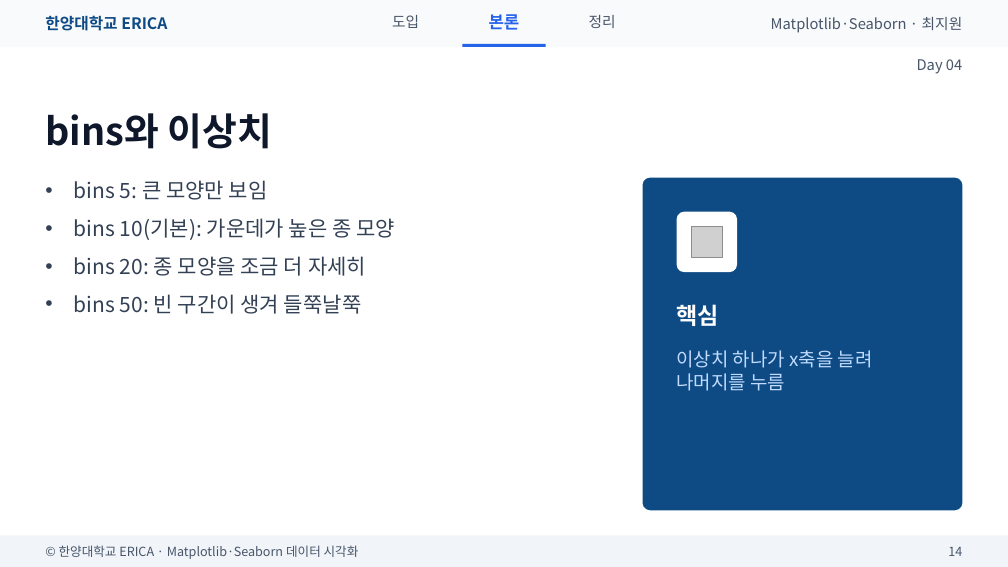
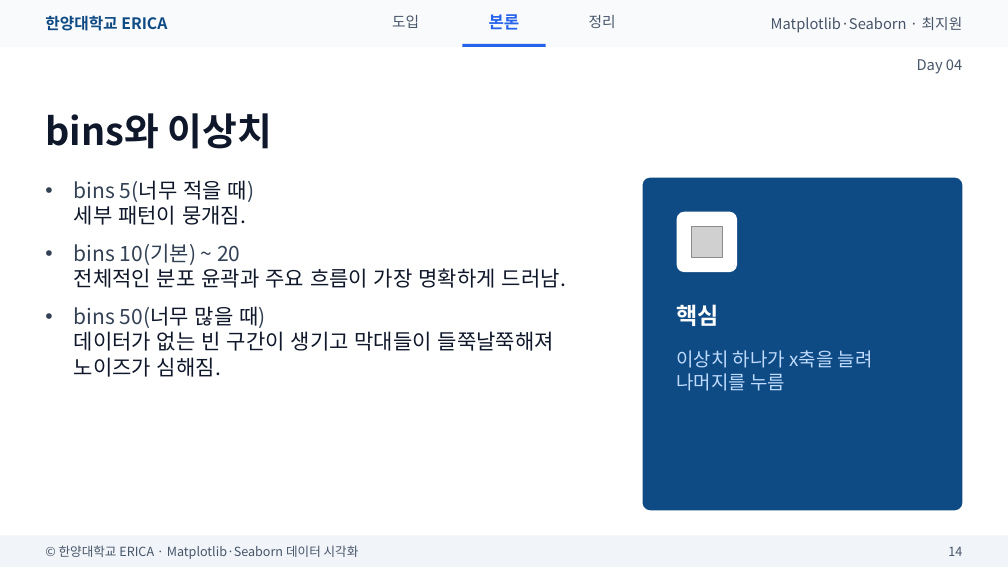
Before and after one commit to wonguwon/generate_lesson, a slide deck: slide 14 of materials/matplotlib-seaborn/ppt/Day04/Day04_막대산점도히스토그램.pptx. Drawn at 1008x567 pixels with LibreOffice and Linux fonts; fonts in the diff are those of the drawing; grey boxes stand for pictures. Boxes give left, top, right and bottom in pixels: in the first picture for what was removed or moved away, otherwise in the second. Text is boxed around its words. In the diff, an @@ line names an element or a change of style, - is before the commit and + after.

```diff
--- a/materials/matplotlib-seaborn/ppt/Day04/Day04_막대산점도히스토그램.pptx
+++ b/materials/matplotlib-seaborn/ppt/Day04/Day04_막대산점도히스토그램.pptx
@@ text at bbox=[74, 180, 566, 377]: text changed; text colour #334155 to #0F172A @@
-• bins 5: 큰 모양만 보임
-• bins 10(기본): 가운데가 높은 종 모양
-• bins 20: 종 모양을 조금 더 자세히
-• bins 50: 빈 구간이 생겨 들쭉날쭉
+• bins 5(너무 적을 때)
+  세부 패턴이 뭉개짐.
+• bins 10(기본) ~ 20
+  전체적인 분포 윤곽과 주요 흐름이 가장 명확하게 드러남.
+• bins 50(너무 많을 때)
+  데이터가 없는 빈 구간이 생기고 막대들이 들쭉날쭉해져 노이즈가 심해짐.
```
Also in this commit, not shown: 3 other slides changed, 3 slides removed, 7 other files.
